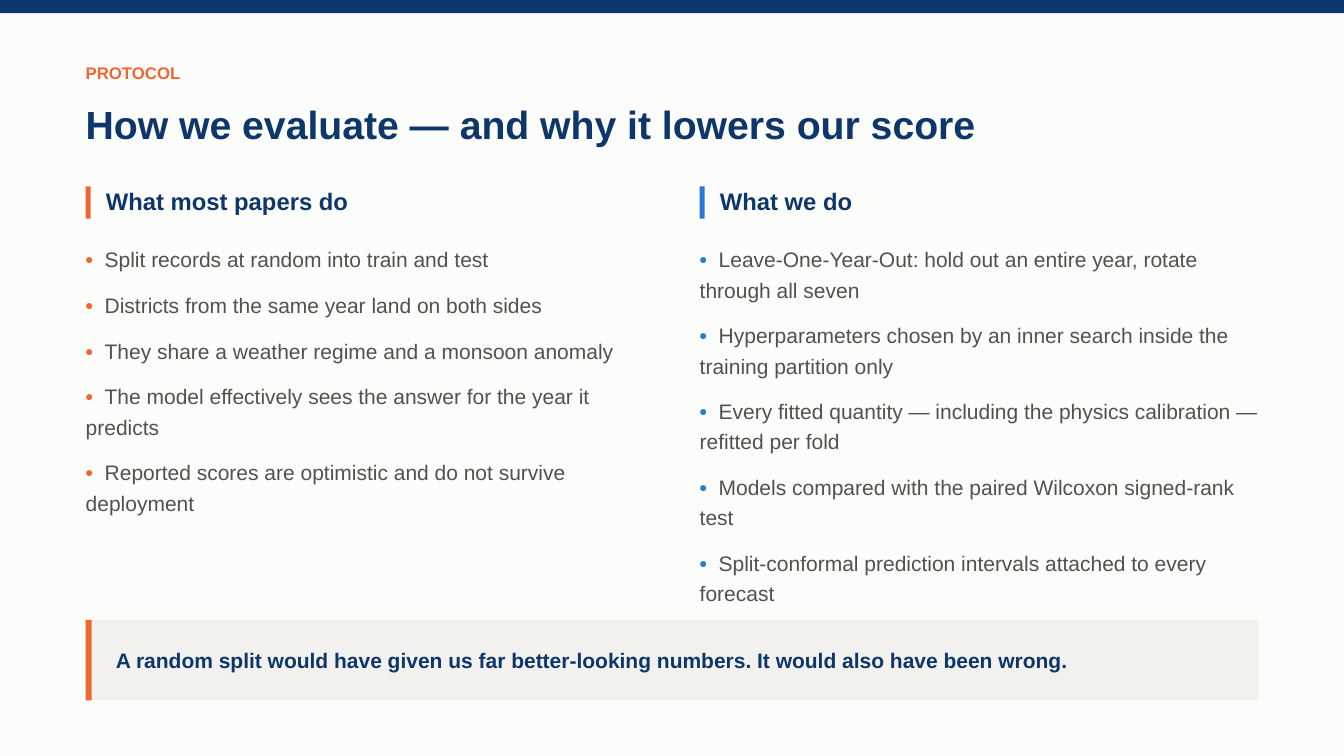
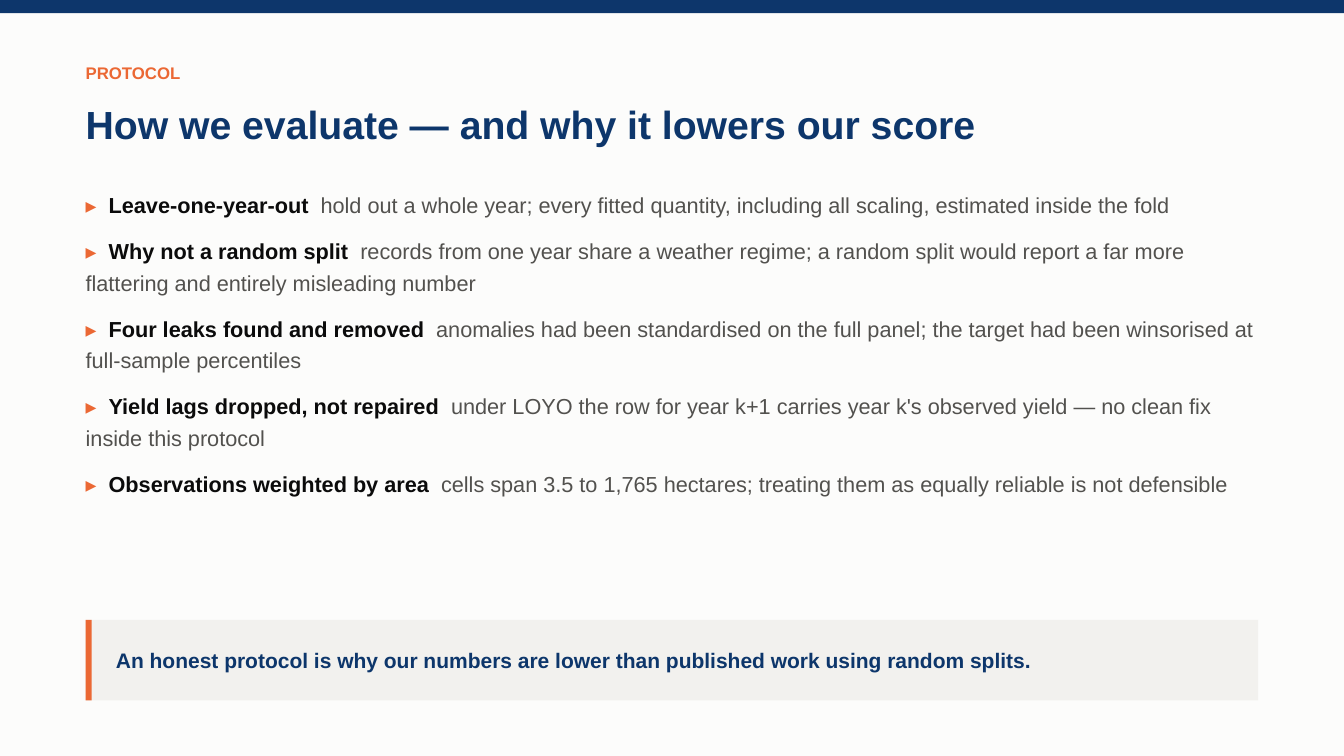
Before and after one commit to Arkambish/AgroAI, a slide deck: slide 17 of outputs/Final_Presentation_AgroAI.pptx. Drawn at 1344x756 pixels with LibreOffice and Linux fonts; fonts in the diff are those of the drawing. Boxes give left, top, right and bottom in pixels: in the first picture for what was removed or moved away, otherwise in the second. Text is boxed around its words. In the diff, an @@ line names an element or a change of style, - is before the commit and + after.

```diff
--- a/outputs/Final_Presentation_AgroAI.pptx
+++ b/outputs/Final_Presentation_AgroAI.pptx
@@ rectangle removed at <box>86,187,91,219</box> @@
@@ text added at <box>86,197,1253,496</box>, 15.5 pt, text #52514E @@
+▸ Leave-one-year-out hold out a whole year; every fitted quantity, including all scaling, estimated inside the fold
+▸ Why not a random split records from one year share a weather regime; a random split would report a far more flattering and entirely misleading number
+▸ Four leaks found and removed anomalies had been standardised on the full panel; the target had been winsorised at full-sample percentiles
+▸ Yield lags dropped, not repaired under LOYO the row for year k+1 carries year k's observed yield — no clean fix inside this protocol
+▸ Observations weighted by area cells span 3.5 to 1,765 hectares; treating them as equally reliable is not defensible
@@ text removed at <box>106,192,348,215</box> @@
-What most papers do
@@ rectangle removed at <box>700,187,705,219</box> @@
@@ text removed at <box>720,192,852,211</box> @@
-What we do
@@ text removed at <box>86,252,613,515</box> @@
-• Split records at random into train and test
-• Districts from the same year land on both sides
-• They share a weather regime and a monsoon anomaly
-• The model effectively sees the answer for the year it predicts
-• Reported scores are optimistic and do not survive deployment
@@ text removed at <box>700,252,1234,601</box> @@
-• Leave-One-Year-Out: hold out an entire year, rotate through all seven
-• Hyperparameters chosen by an inner search inside the training partition only
-• Every fitted quantity — including the physics calibration — refitted per fold
-• Models compared with the paired Wilcoxon signed-rank test
-• Split-conformal prediction intervals attached to every forecast
@@ text at <box>116,652,1031,673</box>: text changed @@
-A random split would have given us far better-looking numbers. It would also have been wrong.
+An honest protocol is why our numbers are lower than published work using random splits.
```
Also in this commit, not shown: 8 other slides changed, 13 slides added, 13 slides removed, 46 other files.
